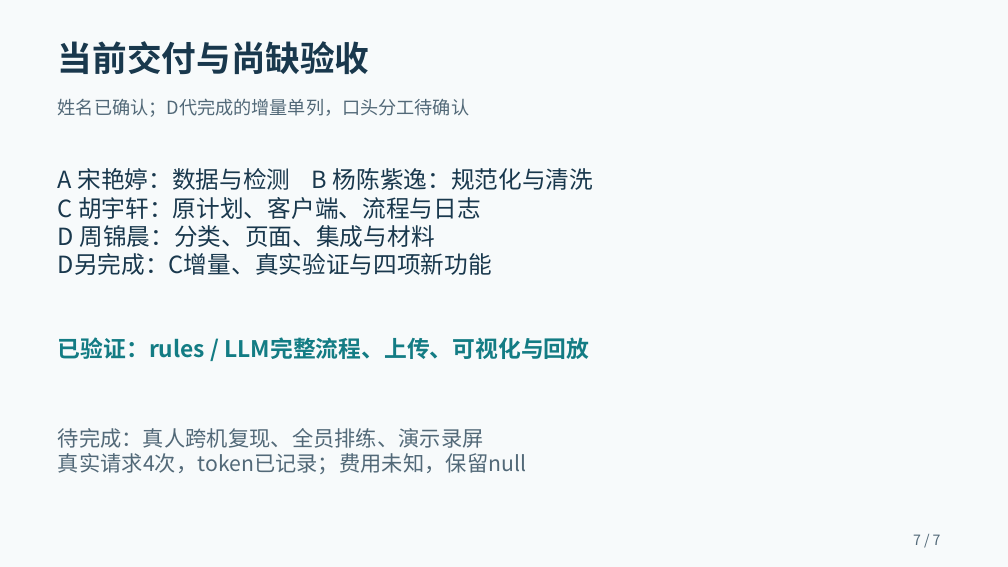
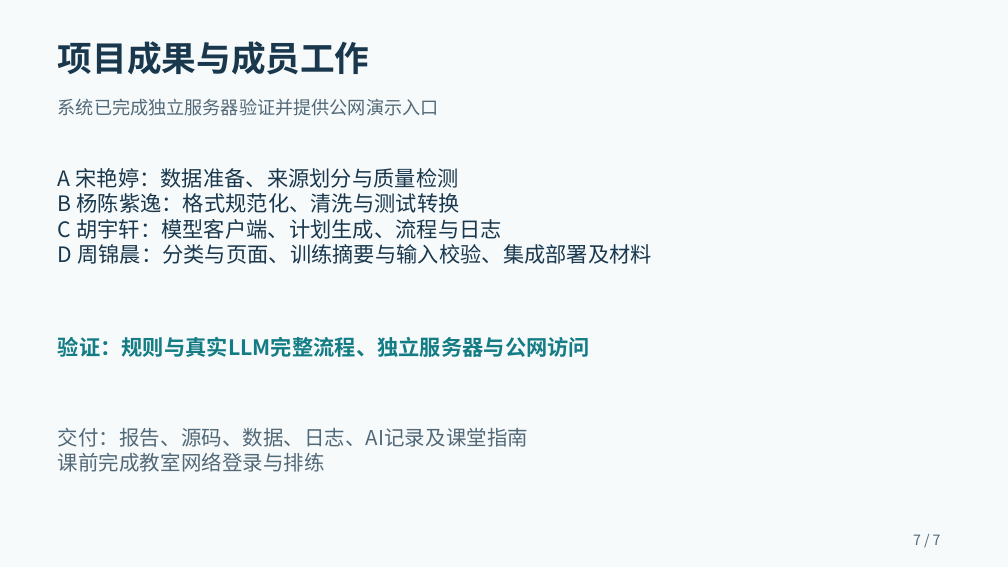
Before and after one commit to 2026-XJTU-UG-DM-Assignment-10/data_agent_course, a slide deck: slide 7 of docs/presentation.pptx. Drawn at 1008x567 pixels with LibreOffice and Linux fonts; fonts in the diff are those of the drawing. Boxes give left, top, right and bottom in pixels: in the first picture for what was removed or moved away, otherwise in the second. Text is boxed around its words. In the diff, an @@ line names an element or a change of style, - is before the commit and + after.

```diff
--- a/docs/presentation.pptx
+++ b/docs/presentation.pptx
@@ text at (58,41,370,75): text changed @@
-当前交付与尚缺验收
+项目成果与成员工作
@@ text at (58,98,439,116): text changed @@
-姓名已确认；D代完成的增量单列，口头分工待确认
+系统已完成独立服务器验证并提供公网演示入口
@@ text at (58,168,652,264): text changed; size 22.5 to 20.2 pt @@
-A 宋艳婷：数据与检测 B 杨陈紫逸：规范化与清洗
-C 胡宇轩：原计划、客户端、流程与日志
-D 周锦晨：分类、页面、集成与材料
-D另完成：C增量、真实验证与四项新功能
+A 宋艳婷：数据准备、来源划分与质量检测
+B 杨陈紫逸：格式规范化、清洗与测试转换
+C 胡宇轩：模型客户端、计划生成、流程与日志
+D 周锦晨：分类与页面、训练摘要与输入校验、集成部署及材料
@@ text at (58,337,590,357): text changed; size 21.8 to 20.2 pt @@
-已验证：rules / LLM完整流程、上传、可视化与回放
+验证：规则与真实LLM完整流程、独立服务器与公网访问
@@ text at (58,428,528,472): text changed; size 20.2 to 19.5 pt @@
-待完成：真人跨机复现、全员排练、演示录屏
-真实请求4次，token已记录；费用未知，保留null
+交付：报告、源码、数据、日志、AI记录及课堂指南
+课前完成教室网络登录与排练
```
Also in this commit, not shown: 6 other slides changed, 19 other files.
